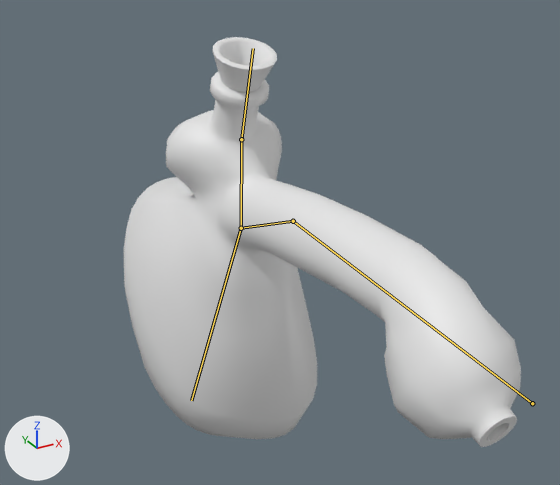
Before and after pictures for a commit that changed the FBX model Assets/Models/Bedroom_Stuffs/Boong_Bone.fbx.
Both versions are drawn from a camera (50 mm lens) standing at (-0.549, -1.17, 0.526) and looking at (0.019, -0.137, 0.009). The axes (+X, +Y, +Z) are drawn at lower left. The lights are the same throughout. The first picture is the older version. Both versions are drawn at frame 9 of the action 'Boong_Bone_Fire'; the numbers are the values there. The bones that bend it are drawn over the model as lines.

Objects in the first picture: 'Boong_Bone'.
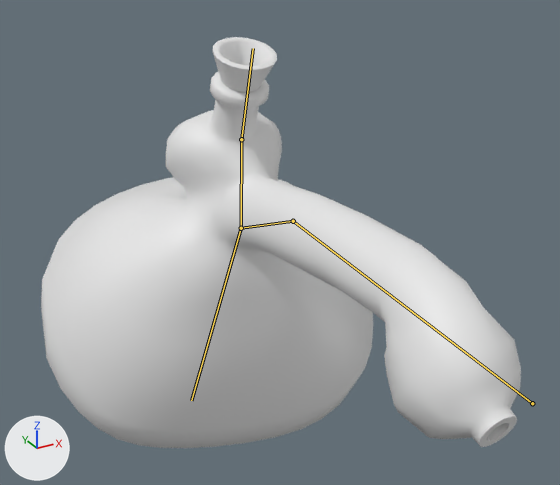
What the commit changed:
Bone 'Bone.002' (bone_bone_002) is rescaled from (0.98, 3.04, 1.99) to (2.08, 3.04, 1.99).

Location of each change, (x1, y1, x2, y2) in pixels of the pictures (560 x 485 px):
'Boong_Bone', posed (21% wider): before (124, 37, 521, 447); after (41, 37, 521, 448)
